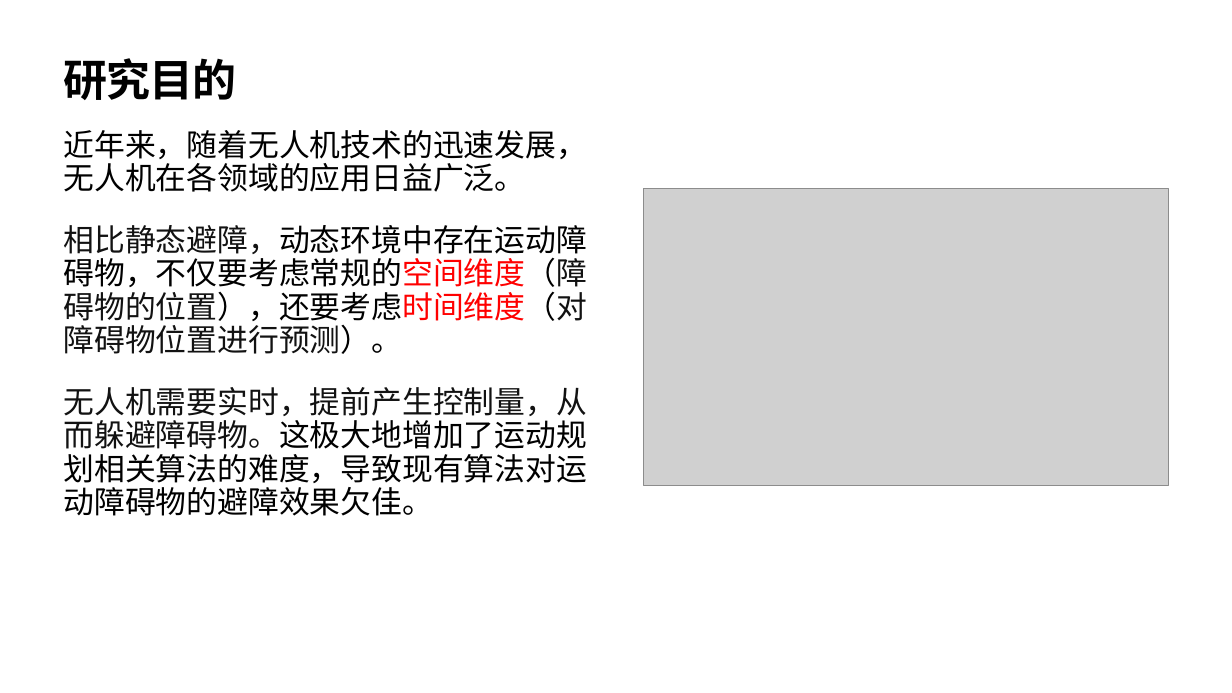
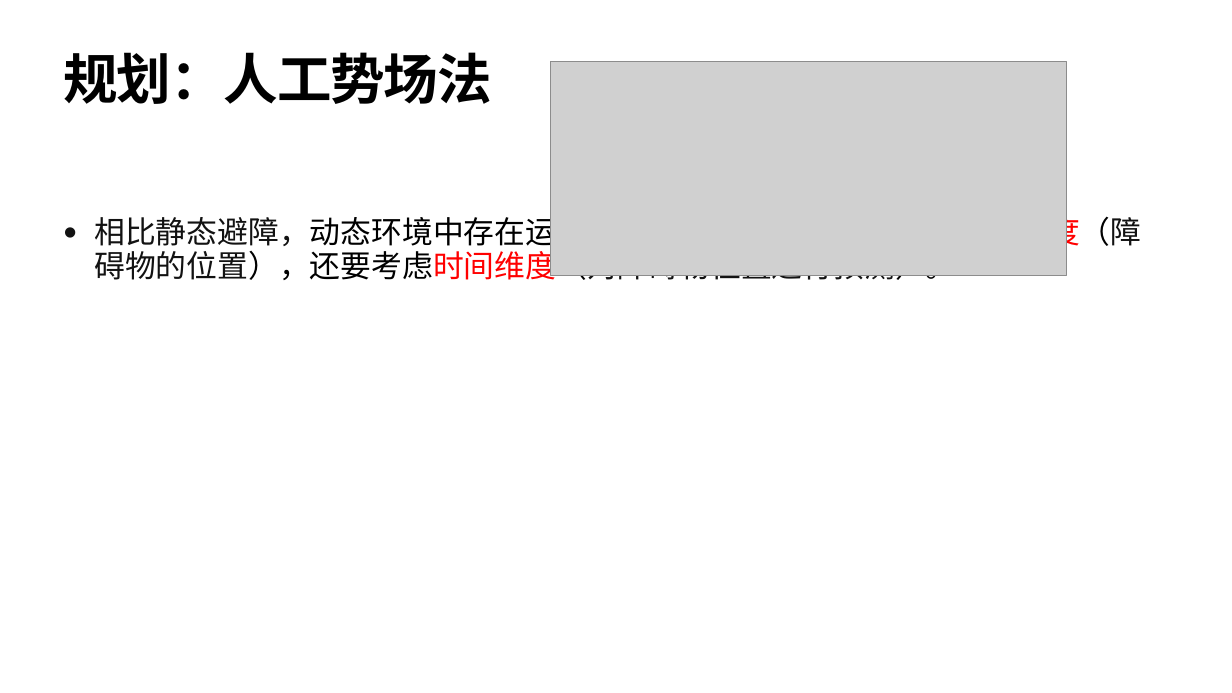
Before and after one commit to HuaYuXiao/AStar-Planner, a slide deck: slide 6 of 报告论文/开题报告/开题报告-华羽霄.pptx (slide 2 before the commit). Drawn at 1232x693 pixels with LibreOffice and Linux fonts; fonts in the diff are those of the drawing; grey boxes stand for pictures; background and template pictures are left out. Boxes give left, top, right and bottom in pixels: in the first picture for what was removed or moved away, otherwise in the second. Text is boxed around its words. In the diff, an @@ line names an element or a change of style, - is before the commit and + after.

```diff
--- a/报告论文/开题报告/开题报告-华羽霄.pptx
+++ b/报告论文/开题报告/开题报告-华羽霄.pptx
@@ title at (x1=64, y1=52, x2=492, y2=104): text changed; size 68.4 to 85 pt @@
-研究目的
+规划：人工势场法
@@ picture added at (x1=551, y1=61, x2=1067, y2=275) @@
@@ text at (x1=64, y1=130, x2=588, y2=192): paragraph removed @@
-近年来，随着无人机技术的迅速发展，无人机在各领域的应用日益广泛。
@@ picture removed at (x1=643, y1=188, x2=1168, y2=485) @@
@@ text "相比静态避障，动态环境中存在运动障碍物，不仅要考虑常规的空间维度（障碍物的位置），还要考虑时间维度（对障碍物位置进行预测 ..." moved from (x1=64, y1=130, x2=588, y2=516) to (x1=94, y1=212, x2=1141, y2=285) @@
@@ text "相比静态避障，动态环境中存在运动障碍物，不仅要考虑常规的空间维度（障碍物的位置），还要考虑时间维度（对障碍物位置进行预测 ..." at (x1=94, y1=212, x2=1141, y2=285): bullet none to • @@
@@ text at (x1=64, y1=387, x2=588, y2=516): paragraph removed @@
-无人机需要实时，提前产生控制量，从而躲避障碍物。这极大地增加了运动规划相关算法的难度，导致现有算法对运动障碍物的避障效果欠佳。
```
Also in this commit, not shown: 8 other slides changed, 2 slides added, 2 other files.
